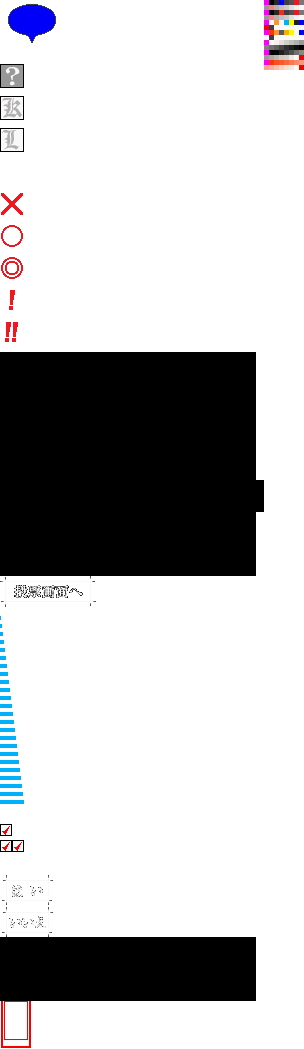
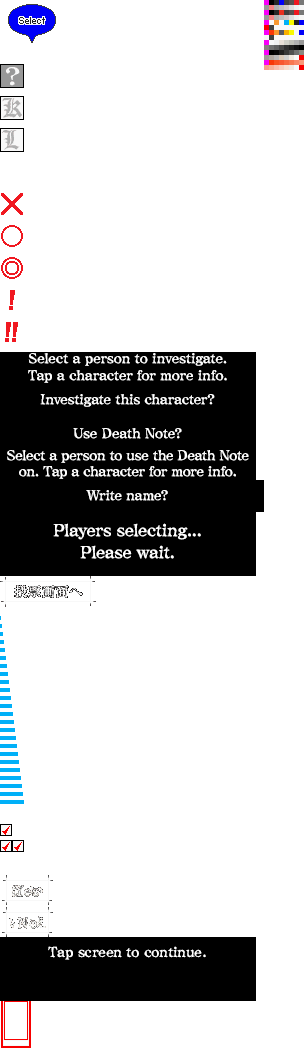
Layers edited between the first and the second w=304, h=1049 image:
added layer "Tap screen to continue." above "Select a person to investigate. Tap a character for more info." over box(48, 946, 206, 960)
added layer "Select a person to investigate. Tap a character for more info." above "limits" over box(7, 353, 249, 559)
painted on "Layer 1" over box(7, 16, 56, 929)
